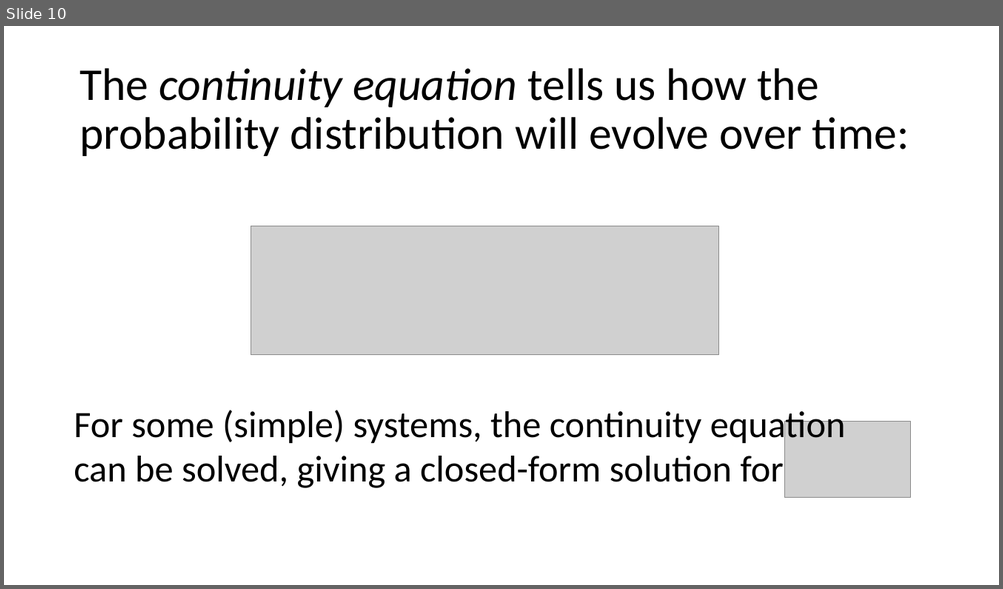
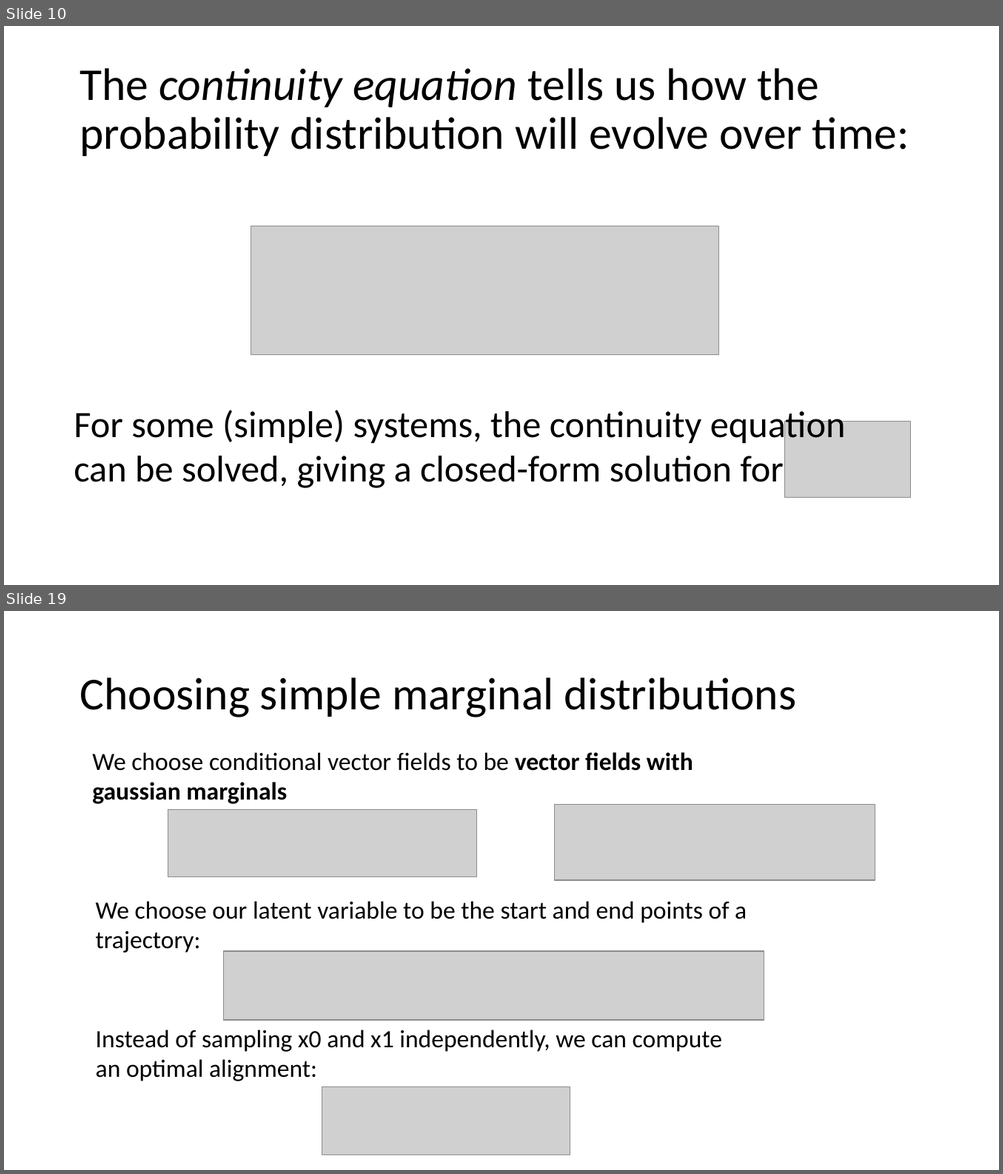
Before and after one commit to Dunni3/flowmatch_from_scratch, a slide deck: group_meeting_presentation.pptx. Shown one above the other, each under a label of ours: slide 10 before the commit, slides 10 and 19 after it; the slides between them are not shown. The pictures are 1003x589 and 1003x1174 pixels, drawn with LibreOffice and Linux fonts; fonts in the diff are those of the drawing; grey boxes stand for pictures. Boxes give left, top, right and bottom in pixels: in the first picture for what was removed or moved away, otherwise in the second. Text is boxed around its words. In the diff, an @@ line names an element or a change of style, - is before the commit and + after.

```diff
--- a/group_meeting_presentation.pptx
+++ b/group_meeting_presentation.pptx
@@ slide 19 added at (4,611,999,1170), background #FFFFFF @@
@@ title added at (79,678,797,718), 44 pt, text #000000 @@
+Choosing simple marginal distributions
@@ text added at (92,752,693,804), 24 pt, text #000000 @@
+We choose conditional vector fields to be vector fields with gaussian marginals
@@ picture added at (168,809,476,877) @@
@@ picture added at (554,805,875,880) @@
@@ text added at (96,901,746,953), 24 pt, text #000000 @@
+We choose our latent variable to be the start and end points of a trajectory:
@@ picture added at (223,951,763,1020) @@
@@ text added at (96,1030,722,1082), 24 pt, text #000000 @@
+Instead of sampling x0 and x1 independently, we can compute an optimal alignment:
@@ picture added at (322,1087,569,1155) @@
```
Also in this commit, not shown: 2 slides changed, 10 other slides added, 1 other file.
